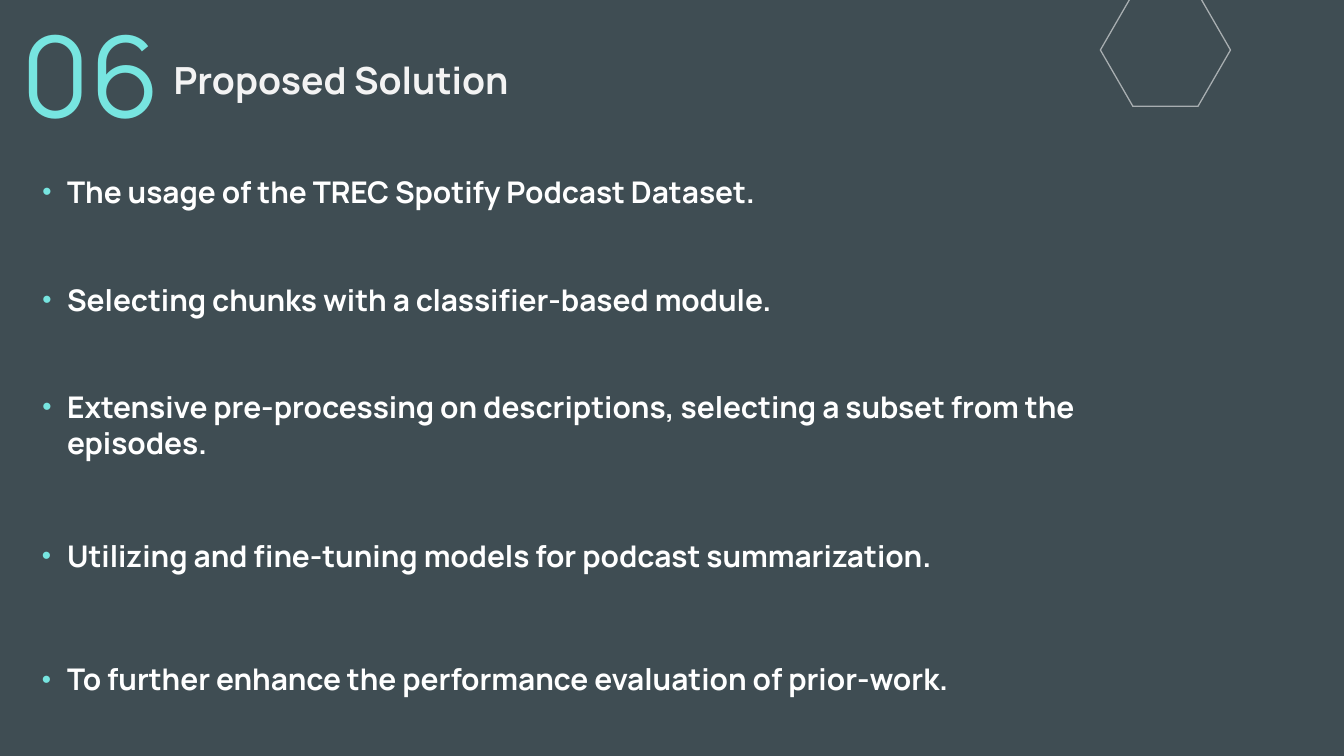
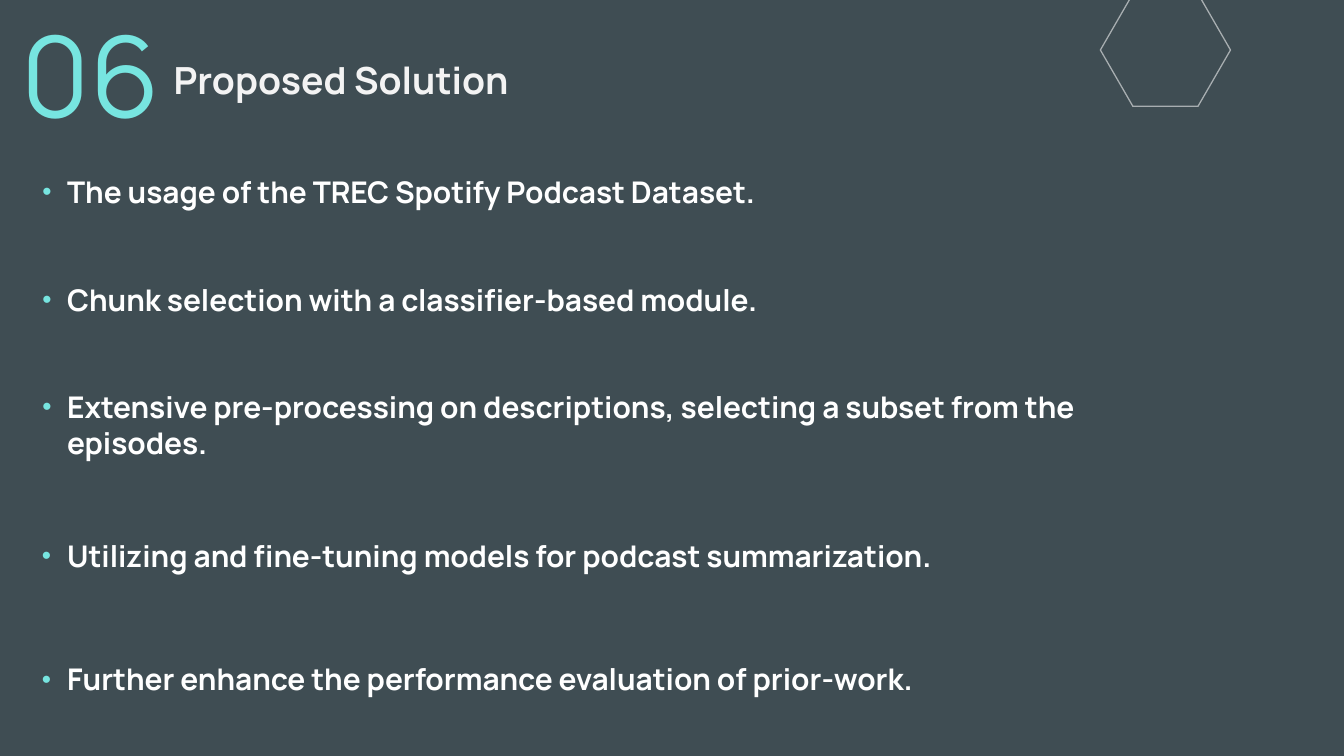
Before and after one commit to Voeii/Podcast-Sum, a slide deck: slide 10 of Prez.pptx (slide 9 before the commit). Drawn at 1344x756 pixels with LibreOffice and Linux fonts; fonts in the diff are those of the drawing. Boxes give left, top, right and bottom in pixels: in the first picture for what was removed or moved away, otherwise in the second. Text is boxed around its words. In the diff, an @@ line names an element or a change of style, - is before the commit and + after.

```diff
--- a/Prez.pptx
+++ b/Prez.pptx
@@ subtitle at bbox=[67, 289, 757, 312]: text changed @@
-• Selecting chunks with a classifier-based module.
+• Chunk selection with a classifier-based module.
@@ subtitle at bbox=[67, 668, 913, 697]: text changed @@
-  • To further enhance the performance evaluation of prior-work.
+  • Further enhance the performance evaluation of prior-work.
```
Also in this commit, not shown: 12 other slides changed, 8 slides added, 1 slide removed.
